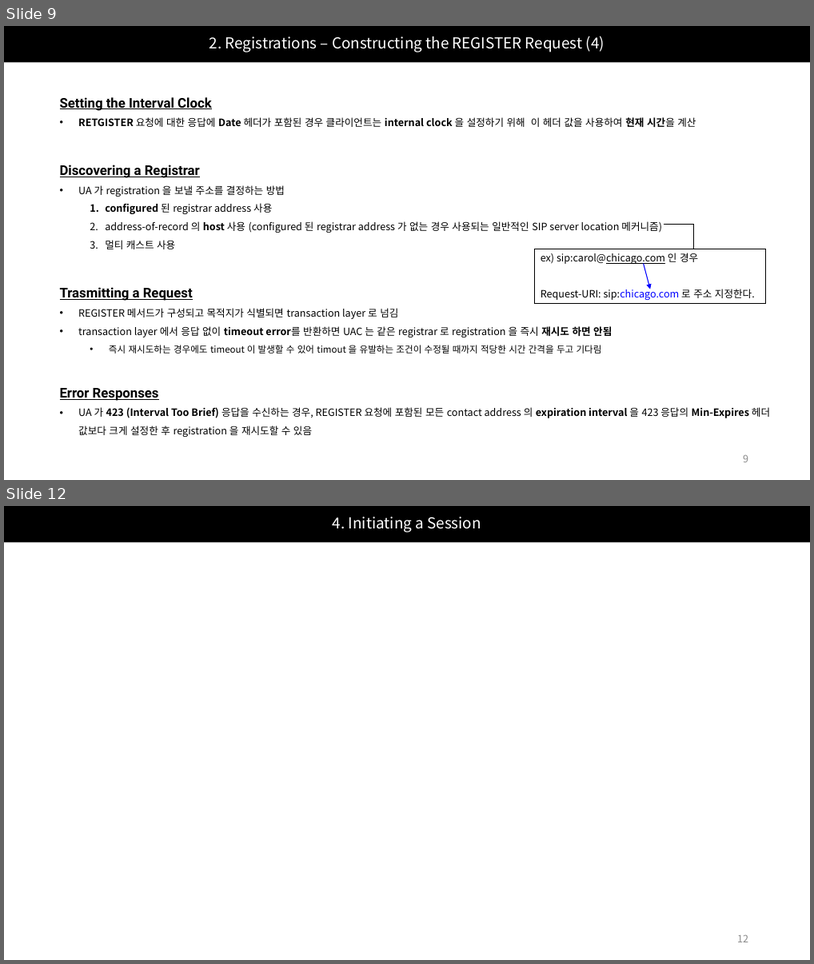
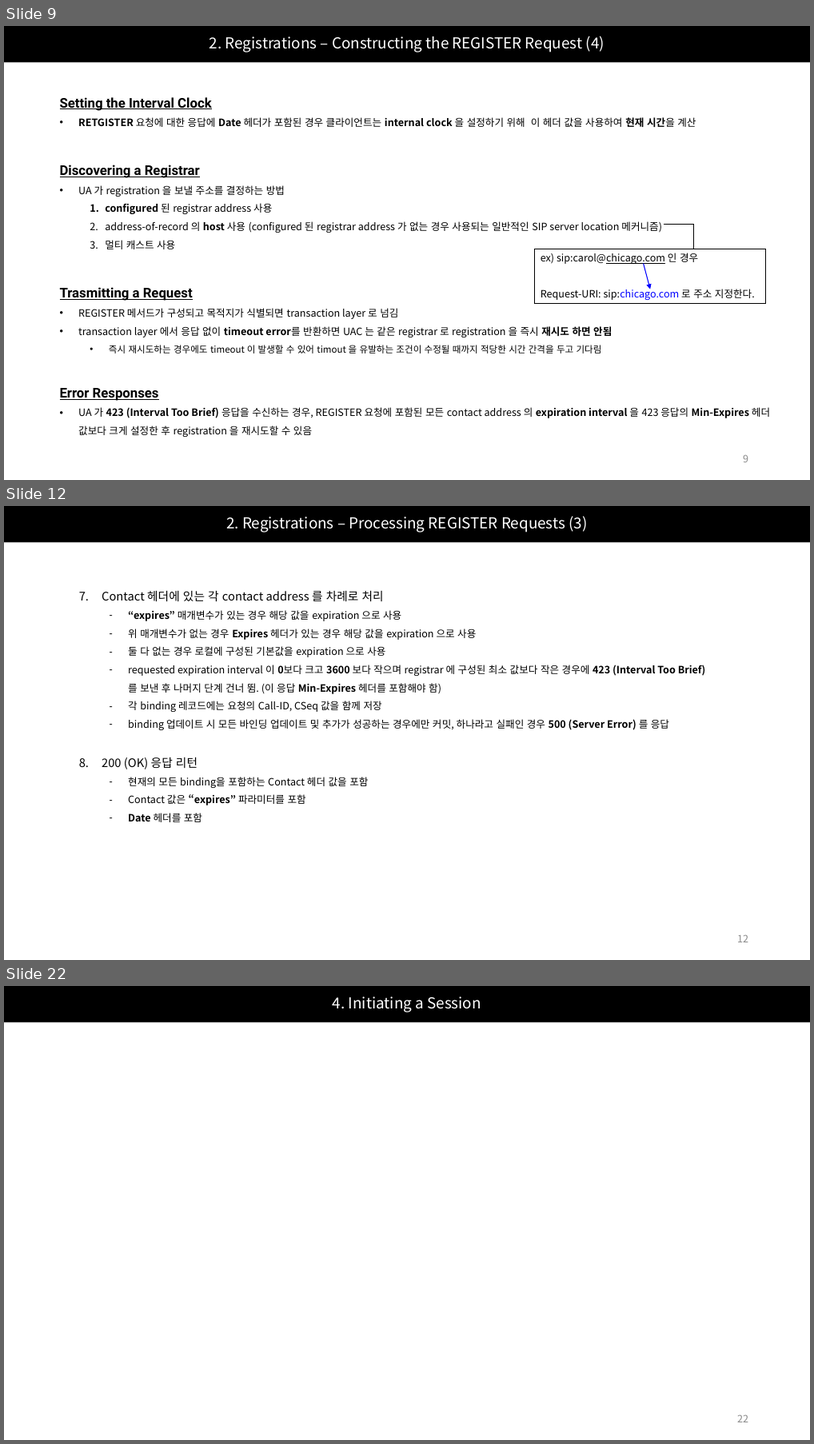
Before and after one commit to Epsilonely/SIP-Survey, a slide deck: 세미나 2차.pptx. Shown one above the other, each under a label of ours: slides 9 and 12 before the commit, slides 9, 12 and 22 after it; the slides between them are not shown. The pictures are 814x964 and 814x1444 pixels, drawn with LibreOffice and Linux fonts; fonts in the diff are those of the drawing. Boxes give left, top, right and bottom in pixels: in the first picture for what was removed or moved away, otherwise in the second. Text is boxed around its words. In the diff, an @@ line names an element or a change of style, - is before the commit and + after.

```diff
--- a/세미나 2차.pptx
+++ b/세미나 2차.pptx
@@ slide 12 added at [4,506,810,960], background #FFFFFF @@
@@ title added at [4,506,810,542], fill #000000, 18 pt, text #FFFFFF @@
+2. Registrations – Processing REGISTER Requests (3)
@@ text added at [102,591,706,822], 12 pt, text #000000 @@
+7. Contact 헤더에 있는 각 contact address 를 차례로 처리
+  – “expires” 매개변수가 있는 경우 해당 값을 expiration 으로 사용
+  – 위 매개변수가 없는 경우 Expires 헤더가 있는 경우 해당 값을 expiration 으로 사용
+  – 둘 다 없는 경우 로컬에 구성된 기본값을 expiration 으로 사용
+  – requested expiration interval 이 0보다 크고 3600 보다 작으며 registrar 에 구성된 최소 값보다 작은 경우에 423 (Interval Too Brief)
+    를 보낸 후 나머지 단계 건너 뜀. (이 응답 Min-Expires 헤더를 포함해야 함)
+  – 각 binding 레코드에는 요청의 Call-ID, CSeq 값을 함께 저장
+  – binding 업데이트 시 모든 바인딩 업데이트 및 추가가 성공하는 경우에만 커밋, 하나라고 실패인 경우 500 (Server Error) 를 응답
+8. 200 (OK) 응답 리턴
+  – 현재의 모든 binding을 포함하는 Contact 헤더 값을 포함
+  – Contact 값은 “expires” 파라미터를 포함
+  – Date 헤더를 포함
@@ page number added at [738,935,749,942], 12 pt, text #8C8C8C @@
+12
@@ what was slide 12 is now slide 22 @@
@@ page number at [738,1415,749,1422]: text changed @@
-12
+22
```
Also in this commit, not shown: 5 slides changed, 10 other slides added, 1 slide removed.
